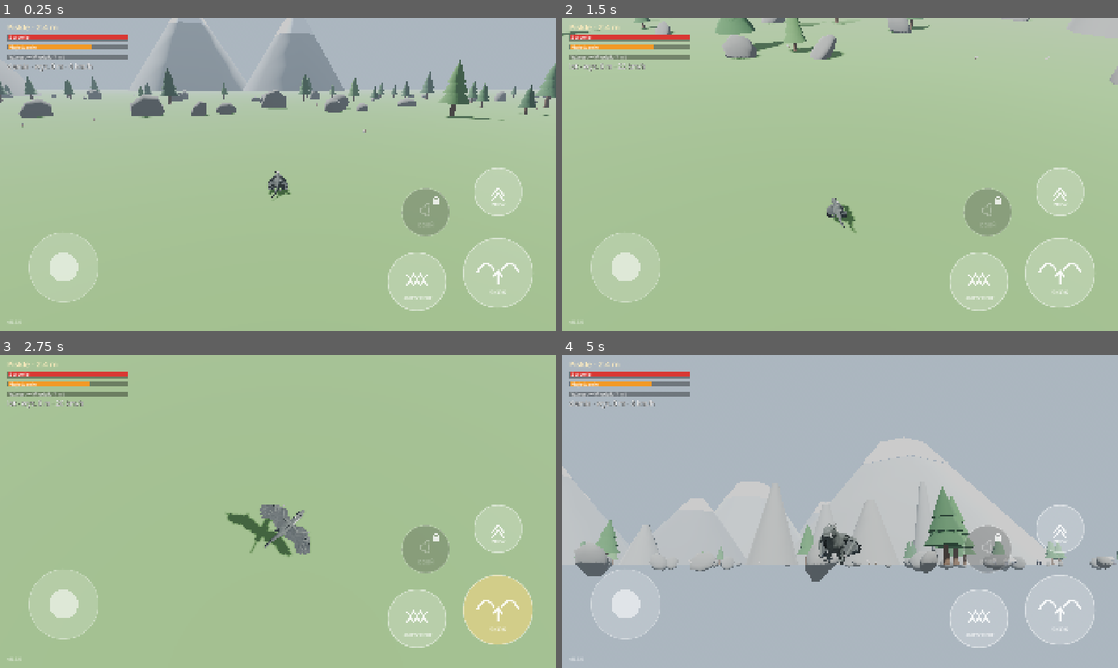
Above: before the commit, frames 1-4 (two rows, left to right).
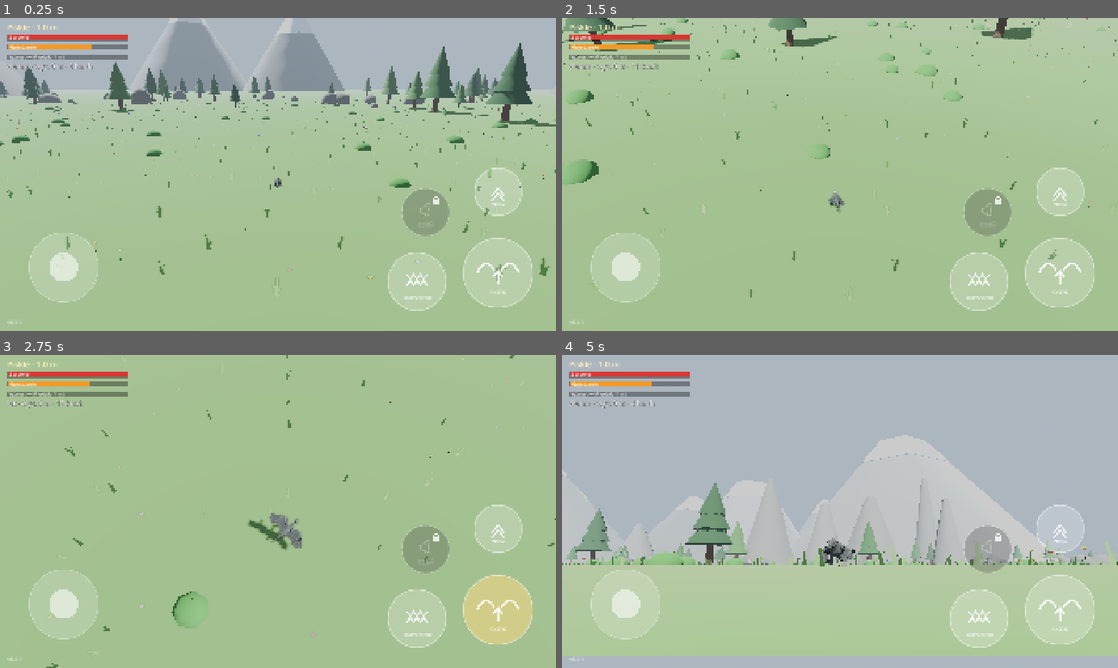
Above: after the commit, the same moments.

Repository: slota145/3d-dragon-game
Game: Godot game, scene res://scenes/boot.tscn
The game is run twice, just before and just after one commit, with the same random seed, the same clock (stepped at 60 frames per second) and the same inputs.
Inputs (mouse positions are in pixels of both pictures, inside the frame that each line leads up to):
- Up to frame 1 (0.25 s): no input
- Up to frame 2 (1.5 s): move the mouse to (962, 158) at 0.52 s; hold D (move_right) 0.53-1.25 s; hold Shift (dash) 0.53-1.25 s; click (962, 158) at 0.67 s; tap Space (flap) at 0.77, 0.8, 1.07 s; drag from (728, 190) to (812, 237) at 1.27 s
- Up to frame 3 (2.75 s): move the mouse to (333, 442) at 2.02 s; hold D (move_right) from 2.03 s (still down); hold Space (flap) from 2.03 s (still down); tap F (bite) at 2.1 s
- Up to frame 4 (5 s): release D (move_right) at 2.75 s; release Space (flap) at 2.75 s; drag from (812, 574) to (673, 464) at 2.77 s; move the mouse to (1006, 558) at 3.52 s; hold A (move_left) 3.53-4.25 s; hold Space (flap) 3.53-4.25 s; tap E (cam_right) at 3.6 s; drag from (673, 464) to (756, 433) at 4.27 s

The runs differ from the first frame. In frame 1, 8.0% of the frame differs, in the area x 0-100%, y 0-98%; in frame 2, 4.7%; in frame 3, 1.5%; in frame 4, 34%, in the area x 0-100%, y 2-97%.

Commit message:
Poprawki po testach na telefonie (0.5.1)
- Kamera: bez automatycznego ustawiania za smokiem na ziemi (pętla przy sprincie)
- Lot skalowany z rozmiarem: młodzik lata, nurkuje i zrywa się wolniej
- Pisklę wielkości królika (1 m), wzrost procentowy, przyrost w napisie (+cm)
- Kamera oddala się wolniej niż smok rośnie (wzrost widoczny na ekranie)
- Trawa, kwiaty, krzaki jako punkty odniesienia (MultiMesh)

Co-Authored-By: Claude Opus 5.5 <noreply@anthropic.com>
Claude-Session: https://claude.ai/code/session_01Ves32BZrkaJdDCWKUu4v2W

Diff:
--- a/project.godot
+++ b/project.godot
@@ -12,7 +12,7 @@
 
 config/name="3D Dragon Game"
 config/description="Gra o smoku w Godot 4 — prototyp."
-config/version="0.5.0"
+config/version="0.5.1"
 ; Numer zgodności „bazy” (APK/EXE). Podbij, gdy zmieniasz coś, czego łatka .pck nie przeniesie
 ; (input map, ustawienia projektu, eksportu, wersja silnika) — gracze dostaną wtedy pełną aktualizację.
 config/base_api=4
--- a/scripts/game/dragon_controller.gd
+++ b/scripts/game/dragon_controller.gd
@@ -164,6 +164,11 @@
 ## Skala ruchu na ziemi: mały smok jest wolniejszy, ale nie proporcjonalnie (wykładnik < 1).
 func _move_k() -> float:
 	return pow(_k, 0.35)
+
+
+## Skala prędkości lotu: młodzik lata wyraźnie wolniej niż dorosły.
+func _fly_k() -> float:
+	return clampf(sqrt(_k), 0.35, 1.3)
 
 
 func size_k() -> float:
@@ -202,7 +207,7 @@
 	_update_visual(delta, stick)
 	_update_animation(held)
 	var speed := velocity.length()
-	speed_effect = maxf(clampf((speed - 22.0) / 38.0, 0.0, 1.0), _dash_boost)
+	speed_effect = maxf(clampf((speed - 22.0 * _fly_k()) / (38.0 * _fly_k()), 0.0, 1.0), _dash_boost)
 
 
 func _read_stick() -> Vector2:
@@ -289,8 +294,8 @@
 
 func _take_off(stick: Vector2) -> void:
 	_charge = -1.0
-	velocity.y = takeoff_speed
-	velocity += _facing_flat() * maxf(0.0, -stick.y) * 5.0
+	velocity.y = takeoff_speed * _move_k()
+	velocity += _facing_flat() * maxf(0.0, -stick.y) * 5.0 * _fly_k()
 	_enter_air()
 	_takeoff_time = 0.0  # animacja TakeOff gra dalej: wybicie z łap + potężne machnięcie
 	_flap_cd = flap_cooldown
@@ -359,8 +364,8 @@
 	_dash_cd = dash_cooldown
 	_since_dash = 0.0
 	_dash_boost = 1.0
-	var boosted := velocity + _facing_3d() * dash_impulse
-	velocity = boosted.limit_length(maxf(max_dash_speed, velocity.length()))
+	var boosted := velocity + _facing_3d() * dash_impulse * _fly_k()
+	velocity = boosted.limit_length(maxf(max_dash_speed * _fly_k(), velocity.length()))
 	if _anim:
 		_anim.play("Fly", 0.08)
 		_anim.seek(0.05, true)
@@ -383,11 +388,11 @@
 	_flap_cd = flap_cooldown
 	flapped.emit()
 	_flap_timer = flap_interval
-	velocity.y = clampf(maxf(velocity.y, 0.0) + flap_lift, 0.0, max_climb_speed)
+	velocity.y = clampf(maxf(velocity.y, 0.0) + flap_lift * _move_k(), 0.0, max_climb_speed * _fly_k())
 	if fwd > 0.1:
 		var flat := Vector3(velocity.x, 0.0, velocity.z)
-		var boosted := flat + _facing_flat() * flap_thrust * fwd
-		boosted = boosted.limit_length(maxf(max_flap_speed, flat.length()))
+		var boosted := flat + _facing_flat() * flap_thrust * _fly_k() * fwd
+		boosted = boosted.limit_length(maxf(max_flap_speed * _fly_k(), flat.length()))
 		velocity.x = boosted.x
 		velocity.z = boosted.z
 	_start_flap_anim()
@@ -396,7 +401,7 @@
 func _hover(delta: float, fwd: float) -> void:
 	var flat := Vector3(velocity.x, 0.0, velocity.z)
 	if fwd > 0.1:
-		flat = flat.move_toward(_facing_flat() * hover_forward_speed * fwd, hover_accel * delta)
+		flat = flat.move_toward(_facing_flat() * hover_forward_speed * _fly_k() * fwd, hover_accel * delta)
 	else:
 		flat = flat.move_toward(Vector3.ZERO, hover_brake * delta)
 	velocity.x = flat.x
@@ -414,12 +419,12 @@
 		var cos_a := dir.dot(facing)
 		var stall_cos := cos(deg_to_rad(stall_angle_deg))
 		var grip := clampf((cos_a - stall_cos) / (1.0 - stall_cos), 0.0, 1.0)  # 0 = przeciągnięcie
-		var t := clampf(align_rate * grip * clampf(speed / glide_speed, 0.0, 1.5) * delta, 0.0, 1.0)
+		var t := clampf(align_rate * grip * clampf(speed / (glide_speed * _fly_k()), 0.0, 1.5) * delta, 0.0, 1.0)
 		velocity = dir.slerp(facing, t).normalized() * speed
 		airspeed = maxf(0.0, velocity.dot(facing))
-	var lift := gravity * lift_factor * clampf(pow(airspeed / glide_speed, 2.0), 0.0, 1.0) * cos(pitch)
+	var lift := gravity * lift_factor * clampf(pow(airspeed / (glide_speed * _fly_k()), 2.0), 0.0, 1.0) * cos(pitch)
 	velocity.y += (lift - gravity) * delta
-	var bleed := drag * speed + climb_drag * maxf(0.0, sin(pitch))
+	var bleed := drag * speed / (_fly_k() * _fly_k()) + climb_drag * maxf(0.0, sin(pitch))
 	velocity -= velocity * clampf(bleed * delta, 0.0, 0.5)
 
 
--- a/scripts/game/dragon_stats.gd
+++ b/scripts/game/dragon_stats.gd
@@ -5,7 +5,7 @@
 
 signal size_changed(size: float)
 signal stage_changed(stage: int, stage_name: String)
-signal ate(food: float, prey_name: String)
+signal ate(food: float, prey_name: String, growth: float)
 signal died
 
 enum Stage { HATCHLING, JUVENILE, ADULT, ANCIENT }
@@ -13,12 +13,14 @@
 ## Progi rozmiaru (m), od których zaczyna się dane stadium.
 const STAGE_MIN_SIZE := [0.0, 4.0, 9.0, 16.0]
 
-@export var start_size: float = 2.4
+@export var start_size: float = 1.0
 @export var max_size: float = 20.0
 ## Długość modelu smoka przy skali 1 (m).
 @export var model_size: float = 12.0
-## Przyrost rozmiaru (m) za 1 punkt jedzenia przy rozmiarze startowym; maleje z rozmiarem.
-@export var growth_rate: float = 0.15
+## Wzrost procentowy: przyrost = rozmiar × growth_rate × wartość posiłku.
+## Wartość posiłku = jedzenie × (rozmiar ofiary / rozmiar smoka, maks. 1) — małe ofiary
+## dają dużemu smokowi coraz mniej.
+@export var growth_rate: float = 0.1
 ## Trawienie: zjedzony wzrost przybywa płynnie (m/s, minimum) — bez skoków rozmiaru.
 @export var digest_speed: float = 0.35
 ## Spadek głodu (pkt/s): 100 -> 0 w ok. 3,7 min.
@@ -77,10 +79,11 @@
 
 ## Zjedzenie ofiary. Małe ofiary dają dużemu smokowi coraz mniej.
 func eat(food: float, prey_size: float, prey_name: String) -> void:
-	var effective := food * clampf(3.0 * prey_size / size, 0.15, 1.0)
-	hunger = minf(100.0, hunger + food * hunger_per_food)
-	pending_growth += growth_rate * effective * (start_size / size)
-	ate.emit(effective, prey_name)
+	var meal := food * clampf(prey_size / size, 0.05, 1.0)
+	var growth := size * growth_rate * meal
+	hunger = minf(100.0, hunger + food * hunger_per_food * clampf(2.0 * prey_size / size, 0.1, 1.0))
+	pending_growth += growth
+	ate.emit(meal, prey_name, growth)
 
 
 func set_size(s: float) -> void:
@@ -109,7 +112,7 @@
 
 func _process(delta: float) -> void:
 	if pending_growth > 0.0:
-		var step := minf(pending_growth, maxf(digest_speed, pending_growth * 1.2) * delta)
+		var step := minf(pending_growth, maxf(digest_speed * size / 4.0, pending_growth * 1.2) * delta)
 		pending_growth -= step
 		set_size(size + step)
 	hunger = maxf(0.0, hunger - hunger_decay * delta)
--- a/scripts/game/follow_camera.gd
+++ b/scripts/game/follow_camera.gd
@@ -12,6 +12,11 @@
 @export var drag_sensitivity: float = 0.006
 @export var auto_align_delay: float = 2.0
 @export var auto_align_speed: float = 1.2
+## Na ziemi kierunek gałki liczy się względem kamery — auto-ustawianie kamery za smokiem
+## tworzy wtedy pętlę (kamera kręci się przy lekkim wychyleniu), więc domyślnie tylko w locie.
+@export var align_on_ground: bool = false
+## Kamera oddala się wolniej niż rośnie smok (wykładnik < 1), żeby wzrost był widoczny.
+@export var zoom_exponent: float = 0.6
 @export_group("Lot")
 @export var flight_distance: float = 26.0
 @export var flight_height: float = 4.5
@@ -71,14 +76,15 @@
 	else:
 		_idle_time += delta
 	var flying: bool = target.has_method("is_flying") and target.is_flying()
-	var zoom := clampf(0.15 + 0.85 * size_k, 0.3, 1.8)
-	var flight_zoom := maxf(zoom, 0.55)
+	var zoom := clampf(pow(size_k, zoom_exponent), 0.18, 1.8)
+	var flight_zoom := maxf(zoom, 0.35)
 	_arm.spring_length = lerpf(_arm.spring_length, flight_distance * flight_zoom if flying else distance * zoom,
 		clampf(1.5 * delta, 0.0, 1.0))
 	var body := target as CharacterBody3D
 	var delay := flight_align_delay if flying else auto_align_delay
 	var align_speed := flight_align_speed if flying else auto_align_speed
-	if _idle_time > delay and body and Vector2(body.velocity.x, body.velocity.z).length() > 0.3:
+	if (flying or align_on_ground) and _idle_time > delay and body \
+			and Vector2(body.velocity.x, body.velocity.z).length() > 0.3:
 		var behind := target.global_rotation.y + PI
 		_yaw = rotate_toward(_yaw, behind, align_speed * delta)
 	var goal := target.global_position + Vector3.UP * (flight_height * flight_zoom if flying else height * zoom)
--- a/scripts/game/world.gd
+++ b/scripts/game/world.gd
@@ -15,8 +15,8 @@
 	_spawn_point = _player.global_position
 	_hud.get_node("StatBars").stats = _player.stats
 	_player.stats.stage_changed.connect(_on_stage_changed)
-	_player.stats.ate.connect(func(food: float, prey_name: String) -> void:
-		_toast("%s  +%.1f" % [prey_name, food]))
+	_player.stats.ate.connect(func(_meal: float, prey_name: String, growth: float) -> void:
+		_toast("%s · +%s" % [prey_name, ("%d cm" % roundi(growth * 100.0)) if growth < 1.0 else ("%.1f m" % growth)]))
 	_player.stats.died.connect(_on_died)
 	_spawner.dragon = _player
 	_spawner.populate()
--- a/scripts/game/world_props.gd
+++ b/scripts/game/world_props.gd
@@ -8,6 +8,11 @@
 @export var seed: int = 42
 @export var mountain_count: int = 16
 @export var pillar_count: int = 10
+@export_group("Drobne punkty odniesienia (skala smoka)")
+@export var detail_radius: float = 140.0
+@export var grass_count: int = 3500
+@export var flower_count: int = 1200
+@export var bush_count: int = 220
 
 
 func _ready() -> void:
@@ -30,6 +35,7 @@
 		var dist := rng.randf_range(60.0, 180.0)
 		var h := rng.randf_range(18.0, 45.0)
 		_add_peak(Vector3(cos(ang), 0, sin(ang)) * dist, h, rng.randf_range(6.0, 11.0), mountain_mats[0], null, rng)
+	_add_ground_details(rng)
 	for i in count:
 		var pos := Vector3(rng.randf_range(-area, area), 0.0, rng.randf_range(-area, area))
 		if pos.length() < clear_radius:
@@ -122,3 +128,97 @@
 		ci.mesh = cap
 		ci.position.y = height - cap.height / 2.0
 		body.add_child(ci)
+
+
+# --- Drobiazgi przy ziemi: trawa, kwiaty, krzaki (MultiMesh — tanie na telefonie) -----
+
+func _add_ground_details(rng: RandomNumberGenerator) -> void:
+	var grass := _multimesh(_grass_mesh(), grass_count, rng, 0.25, 0.45, false)
+	grass.name = "Grass"
+	var flowers := _multimesh(_flower_mesh(), flower_count, rng, 0.25, 0.4, true)
+	flowers.name = "Flowers"
+	var palette := [Color(1.0, 0.85, 0.2), Color(0.95, 0.35, 0.4), Color(0.6, 0.5, 1.0), Color(1, 1, 1),
+		Color(1.0, 0.55, 0.15)]
+	for i in flower_count:
+		flowers.multimesh.set_instance_color(i, palette[rng.randi() % palette.size()])
+	var bushes := _multimesh(_bush_mesh(), bush_count, rng, 0.7, 1.4, false)
+	bushes.name = "Bushes"
+
+
+func _multimesh(mesh: Mesh, n: int, rng: RandomNumberGenerator, s_min: float, s_max: float,
+		colors: bool) -> MultiMeshInstance3D:
+	var mm := MultiMesh.new()
+	mm.transform_format = MultiMesh.TRANSFORM_3D
+	mm.use_colors = colors
+	mm.mesh = mesh
+	mm.instance_count = n
+	for i in n:
+		# gęściej blisko startu, rzadziej dalej
+		var r := detail_radius * sqrt(rng.randf()) * (0.4 + 0.6 * rng.randf())
+		var a := rng.randf() * TAU
+		var sc := rng.randf_range(s_min, s_max)
+		var basis := Basis(Vector3.UP, rng.randf() * TAU).scaled(Vector3.ONE * sc)
+		mm.set_instance_transform(i, Transform3D(basis, Vector3(cos(a) * r, 0.0, sin(a) * r)))
+	var inst := MultiMeshInstance3D.new()
+	inst.multimesh = mm
+	inst.cast_shadow = GeometryInstance3D.SHADOW_CASTING_SETTING_OFF
+	add_child(inst)
+	return inst
+
+
+func _grass_mesh() -> Mesh:
+	# kępa: 3 trójkątne źdźbła (wys. ~1 m przed skalowaniem)
+	var st := SurfaceTool.new()
+	st.begin(Mesh.PRIMITIVE_TRIANGLES)
+	for k in 3:
+		var a := TAU * k / 3.0
+		var d := Vector3(cos(a), 0, sin(a))
+		var side := Vector3(-d.z, 0, d.x) * 0.12
+		var tip := d * 0.25 + Vector3.UP * 1.0
+		st.add_vertex(-side)
+		st.add_vertex(side)
+		st.add_vertex(tip)
+		st.add_vertex(side)
+		st.add_vertex(-side)
+		st.add_vertex(tip)
+	st.generate_normals()
+	var m := st.commit()
+	m.surface_set_material(0, _flat_material(Color(0.42, 0.66, 0.3)))
+	return m
+
+
+func _flower_mesh() -> Mesh:
+	var st := SurfaceTool.new()
+	st.begin(Mesh.PRIMITIVE_TRIANGLES)
+	# łodyżka (cienki trójkąt) + główka (ośmiościan)
+	st.set_color(Color(0.3, 0.6, 0.25))
+	st.add_vertex(Vector3(-0.03, 0, 0))
+	st.add_vertex(Vector3(0.03, 0, 0))
+	st.add_vertex(Vector3(0, 0.9, 0))
+	var c := Vector3(0, 0.95, 0)
+	var pts := [Vector3(0.18, 0, 0), Vector3(0, 0, 0.18), Vector3(-0.18, 0, 0), Vector3(0, 0, -0.18)]
+	for i in 4:
+		var a: Vector3 = pts[i]
+		var b: Vector3 = pts[(i + 1) % 4]
+		for tip in [Vector3(0, 0.12, 0), Vector3(0, -0.08, 0)]:
+			st.set_color(Color.WHITE)
+			st.add_vertex(c + a)
+			st.add_vertex(c + b)
+			st.add_vertex(c + tip)
+	st.generate_normals()
+	var m := st.commit()
+	var mat := _flat_material(Color.WHITE)
+	mat.vertex_color_use_as_albedo = true
+	mat.cull_mode = BaseMaterial3D.CULL_DISABLED
+	m.surface_set_material(0, mat)
+	return m
+
+
+func _bush_mesh() -> Mesh:
+	var sm := SphereMesh.new()
+	sm.radius = 0.6
+	sm.height = 0.9
+	sm.radial_segments = 7
+	sm.rings = 4
+	sm.material = _flat_material(Color(0.25, 0.5, 0.22))
+	return sm
--- a/tools/test_flight.gd
+++ b/tools/test_flight.gd
@@ -59,7 +59,8 @@
 		await physics_frame
 		peak2 = maxf(peak2, _p.global_position.y)
 		if _p.is_flying():
-			leap_anim = anim.current_animation
+			if anim.current_animation == "Leap":
+				leap_anim = "Leap"
 			if not shot_done and _p.global_position.y > y2 + 1.5:
 				shot_done = true
 				await _shot("leap.png")
--- a/tools/test_hunt.gd
+++ b/tools/test_hunt.gd
@@ -22,9 +22,25 @@
 
 	print("1) Start jako pisklę")
 	_check(stats.stage == DragonStats.Stage.HATCHLING, "stadium: %s" % stats.stage_name())
-	_check(absf(stats.size - 2.4) < 0.01, "rozmiar %.1f m" % stats.size)
+	_check(absf(stats.size - 1.0) < 0.01, "rozmiar %.1f m (jak królik)" % stats.size)
 	_check(spawner.get_child_count() > 15, "zwierzyna w świecie (%d)" % spawner.get_child_count())
 	await _shot("hunt_start.png")
+
+	print("1b) Kamera stabilna przy sprincie z lekko wychyloną gałką")
+	var cam: FollowCamera = world.get_node("FollowCamera")
+	var yaw0 := cam.rotation.y
+	Input.action_press("dash")
+	Input.action_press("move_forward")
+	Input.action_press("move_right", 0.3)
+	await _seconds(4.0)
+	Input.action_release("move_right")
+	Input.action_release("move_forward")
+	Input.action_release("dash")
+	_check(absf(angle_difference(yaw0, cam.rotation.y)) < 0.05, "kamera nie kręci się (zmiana %.3f rad)" % angle_difference(yaw0, cam.rotation.y))
+	await _seconds(1.5)
+	_p.global_position = Vector3.ZERO
+	await _seconds(0.5)
+	await _shot("size_1m.png")
 
 	print("2) Pisklę nie lata: przytrzymanie = tylko skok")
 	var peak := 0.0
@@ -86,6 +102,9 @@
 	_check(max_step < 0.3, "płynnie: maks. przyrost %.2f m na 0,25 s (posiłek: owca)" % max_step)
 	_check(_stage_events.has("Młodzik"), "zdarzenie stadium: %s" % str(_stage_events))
 	_check(stats.can_fly(), "lot odblokowany")
+	_p.global_position = Vector3.ZERO
+	await _seconds(1.0)
+	await _shot("size_4m.png")
 	await _seconds(0.3)
 	await _shot("hunt_juvenile.png")
 	stats.hunger = 90.0
Not shown, changed: export_presets.cfg
Not shown, changed: ROADMAP.md
Not shown, changed: docs/GAME_DESIGN.md
